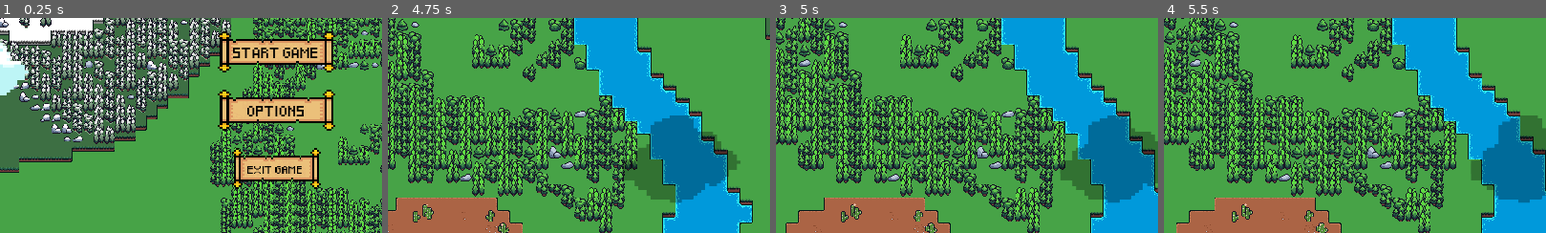
Above: before the commit, frames 1-4 (left to right).
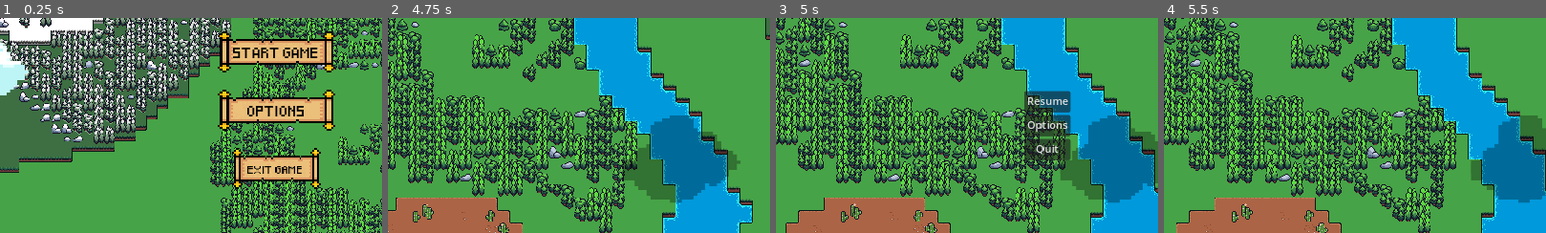
Above: after the commit, the same moments.

Repository: YasinEled/JocMineralRushProjecte
Game: Godot game, scene res://ESCENAS/OPTIONS/GLOBAL/menu.tscn
Same seed, same stepped clock (60 frames per second), same inputs: the game is played once before the commit and once after it.
Inputs (mouse positions are % of the whole screen's width and height, from its top left):
- Up to frame 1 (0.25 s): no input
- Up to frame 2 (4.75 s): click "START GAME" at 0.5 s; tap Enter at 1.25 s; move the mouse to (72, 45) at 1.27 s; hold D (move_right) 1.28-2 s; click (72, 45) at 1.42 s; drag from (30, 55) to (45, 70) at 2.02 s; move the mouse to (60, 28) at 2.77 s; hold D (move_right) 2.78-3.5 s; drag from (45, 70) to (20, 35) at 3.52 s; move the mouse to (80, 65) at 4.27 s; hold A (move_left) from 4.28 s (still down)
- Up to frame 3 (5 s): keep holding A (move_left); tap Escape (pause) at 4.9 s
- Up to frame 4 (5.5 s): release A (move_left) at 5 s; click (49, 48) at 5 s, where only the run after the commit has a clickable "Resume"
The pictures show only the part of the screen within x 14-64%, y 29-79%; the shares and areas given below are measured in that part.

Frames 1-2 are identical in both runs. In frame 3, 2.9% of the frame differs, in the area x 65-78%, y 33-67%; in frame 4, nothing differs.

Commit message:
menu pause

Diff:
--- a/mineralrush/ESCENAS/GAME/game.gd
+++ /dev/null
@@ -1,11 +0,0 @@
-extends Node2D
-
-
-# Called when the node enters the scene tree for the first time.
-func _ready() -> void:
-	pass # Replace with function body.
-
-
-# Called every frame. 'delta' is the elapsed time since the previous frame.
-func _process(delta: float) -> void:
-	pass
--- a/mineralrush/ESCENAS/GAME/game.tscn
+++ b/mineralrush/ESCENAS/GAME/game.tscn
@@ -1,7 +1,5 @@
+[gd_scene load_steps=15 format=3 uid="uid://ddyec5m51y065"]
 
-[gd_scene load_steps=13 format=3 uid="uid://ddyec5m51y065"]
-
-[ext_resource type="Script" path="res://ESCENAS/GAME/game.gd" id="1_btuxk"]
 [ext_resource type="Script" path="res://SCRIPTS/GAME/camera_2d.gd" id="1_tcwm6"]
 [ext_resource type="PackedScene" uid="uid://d1i8r4exxov34" path="res://ESCENAS/GAME/map.tscn" id="2_jkggi"]
 [ext_resource type="Texture2D" uid="uid://qynhxv6v63ar" path="res://RECURSOS/GameRes/stone.png" id="3_inw0p"]
@@ -9,13 +7,29 @@
 [ext_resource type="Texture2D" uid="uid://bpplifqump1em" path="res://RECURSOS/menu/Clouds/nube2.png" id="5_djcwc"]
 [ext_resource type="Script" path="res://SCRIPTS/GAME/cloud.gd" id="6_bb44e"]
 [ext_resource type="Texture2D" uid="uid://2s17am4mgxl2" path="res://RECURSOS/menu/Clouds/cloud1.png" id="7_yx5xa"]
+[ext_resource type="PackedScene" uid="uid://be385umlkleg7" path="res://ESCENAS/OPTIONS/GLOBAL/menu_options.tscn" id="8_3yniu"]
 [ext_resource type="Texture2D" uid="uid://b5vkne8w36no1" path="res://RECURSOS/menu/Clouds/nube3.png" id="8_va23s"]
 [ext_resource type="Texture2D" uid="uid://7y0ou858k5o5" path="res://RECURSOS/menu/Clouds/nube4.png" id="9_mf8q5"]
 [ext_resource type="Texture2D" uid="uid://djwvho1m6a0av" path="res://RECURSOS/menu/Pergamino.png" id="10_1ug4k"]
 [ext_resource type="FontFile" uid="uid://bfauo7wkc6aib" path="res://RECURSOS/Pixeled.ttf" id="12_n4eau"]
+[ext_resource type="PackedScene" uid="uid://8rujt5h2n6bx" path="res://ESCENAS/OPTIONS/GLOBAL/pause_menu.tscn" id="13_5j2w8"]
+
+[sub_resource type="GDScript" id="GDScript_5ilot"]
+script/source = "extends Node2D
+
+
+# Called when the node enters the scene tree for the first time.
+func _ready() -> void:
+	pass # Replace with function body.
+
+
+# Called every frame. 'delta' is the elapsed time since the previous frame.
+func _process(delta: float) -> void:
+	pass
+"
 
 [node name="Node2D" type="Node2D"]
-script = ExtResource("1_btuxk")
+script = SubResource("GDScript_5ilot")
 
 [node name="Map" parent="." instance=ExtResource("2_jkggi")]
 
@@ -50,13 +64,9 @@
 texture = ExtResource("9_mf8q5")
 script = ExtResource("6_bb44e")
 
-
 [node name="Camera2D" type="Camera2D" parent="."]
 position = Vector2(701, 395)
 script = ExtResource("1_tcwm6")
-
-
-[node name="Map2" parent="." instance=ExtResource("2_jkggi")]
 
 [node name="AudioStreamPlayer2D" type="AudioStreamPlayer2D" parent="."]
 stream = ExtResource("4_p8kbp")
@@ -86,3 +96,14 @@
 theme_override_font_sizes/font_size = 20
 text = "0
 "
+
+[node name="MENU-OPTIONS" parent="CanvasLayer" instance=ExtResource("8_3yniu")]
+visible = false
+
+[node name="PauseMenu" parent="CanvasLayer" instance=ExtResource("13_5j2w8")]
+visible = false
+offset_left = -42.0
+offset_top = -28.0
+offset_right = -42.0
+offset_bottom = -28.0
+size_flags_vertical = 4
--- a/mineralrush/ESCENAS/OPTIONS/GLOBAL/menu.tscn
+++ b/mineralrush/ESCENAS/OPTIONS/GLOBAL/menu.tscn
@@ -15,6 +15,7 @@
 [ext_resource type="AudioStream" uid="uid://bc1wml3wgu4wl" path="res://RECURSOS/menu/MenuTheme.mp3" id="8_ad4hc"]
 
 [node name="MENU" type="Control"]
+process_mode = 3
 layout_mode = 3
 anchors_preset = 15
 anchor_right = 1.0
--- a/mineralrush/SCRIPTS/GAME/game.gd
+++ b/mineralrush/SCRIPTS/GAME/game.gd
@@ -1,25 +1,19 @@
 extends Node2D
 
 
-@onready var pause_menu: Control = $Camera2D/CanvasLayer/PauseMenu
+@onready var pause_menu: Control = $Map/PauseMenu
+@onready var menu_options: OptionsMenu = $"CanvasLayer/MENU-OPTIONS"
 
-var paused = false
+
+
 # Called when the node enters the scene tree for the first time.
 func _ready() -> void:
-	pass # Replace with function body.
+	pass
+
+
+
 
 
 # Called every frame. 'delta' is the elapsed time since the previous frame.
-func _process(delta: float) -> void:
-	if Input.is_action_just_pressed("pause"):
-		pauseMenu()
-
-func pauseMenu():
-	if paused:
-		pause_menu.hide()
-		Engine.time_scale = 1
-	else:
-		pause_menu.show()
-		Engine.time_scale = 0
-
-	paused = !paused
+func _process(delta: float):
+	pass
--- a/mineralrush/SCRIPTS/OPTIONS/menu_options.gd
+++ b/mineralrush/SCRIPTS/OPTIONS/menu_options.gd
@@ -2,6 +2,7 @@
 extends Control
 
 @onready var exit_button: Button = $MarginContainer/VBoxContainer/Exit_button as Button
+@onready var menu_options: OptionsMenu = $"."
 
 
 signal exit_options_menu
@@ -12,5 +13,6 @@
 
 
 func _on_exit_button_pressed() -> void:
+	menu_options.visible = false
 	exit_options_menu.emit()
 	set_process(false)
--- a/mineralrush/SCRIPTS/OPTIONS/pause_menu.gd
+++ b/mineralrush/SCRIPTS/OPTIONS/pause_menu.gd
@@ -1,9 +1,26 @@
 extends Control
+@onready var menu_options: OptionsMenu = $"../../CanvasLayer/MENU-OPTIONS"
+@onready var pause_menu: Control = $"."
 
 @onready  var main = $"../../../"
+
+var paused = false
+
+signal exit_options_menu
 # Called when the node enters the scene tree for the first time.
 func _ready() -> void:
 	pass
+
+
+
+func  _input(event: InputEvent) -> void:
+	if  Input.is_action_just_pressed("pause"):
+		pause_menu.visible = true
+		paused = true
+
+
+
+
 
 
 # Called every frame. 'delta' is the elapsed time since the previous frame.
@@ -12,7 +29,7 @@
 
 
 func _on_resume_pressed() -> void:
-	get_tree().change_scene_to_file("res://ESCENAS/GAME/game.tscn")
+	pause_menu.visible = false
 
 
 func _on_quit_pressed() -> void:
@@ -20,4 +37,5 @@
 
 
 func _on_options_pressed() -> void:
-	get_tree().change_scene_to_file("res://ESCENAS/OPTIONS/GLOBAL/menu_options.tscn")
+	menu_options.visible = true
+	pause_menu.visible = false
Not shown: 1 places in mineralrush/ESCENAS/OPTIONS/GLOBAL/pause_menu.tscn that only renumber resources
